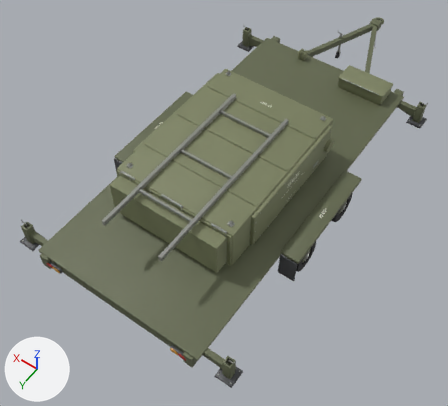
The glTF model models/launcher/launcher.glb: old version first, new version second.
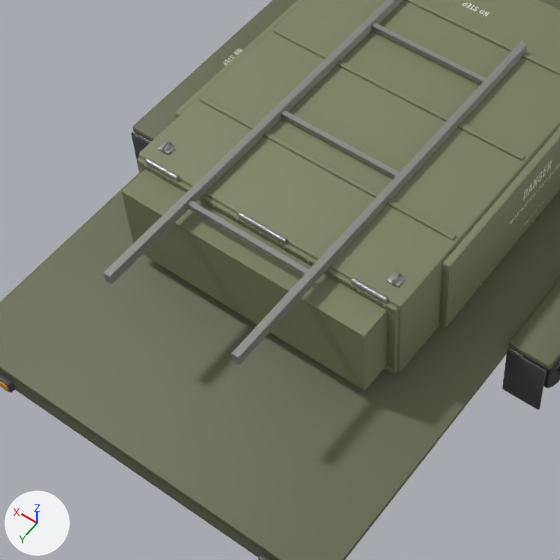
Old and new are each drawn whole from a camera (50 mm lens) standing at (-10.29, 14.35, 22.83) and looking at (0.19, -0.33, -0.23) and again close up on the part from 12% to 68% of the width and 25% to 86% of the height. The axes (+X, +Y, +Z) are drawn at lower left. The lights are the same throughout. The last two pictures show the newer version. Where no turn or scale is listed for an object, it has been applied to the vertices. Vertices at exactly the same position are counted once.

The scene before the commit, as lines of its bpy script (objects in view):
```python
me_box_rails = bpy.data.meshes.new('Box_Rails')
me_box_rails.from_pydata(...)  # 40 vertices, 60 faces; spans x -1.43..1.43, y 0.8..9.4, z 1.03..1.25
me_box_rails.materials.append(mat_metal)  # grey #9ea09b
me_cradle_001 = bpy.data.meshes.new('Cradle.001')
me_cradle_001.from_pydata(...)  # 9690 vertices, 13233 faces; spans x -3.2..3.2, y -0.85..7.7, z -1.06..1.2
# faces by material slot: [1540, 4848, 6661, 184]
me_cradle_001.materials.append(mat_launcherolive)  # greyish green #7c8160
me_cradle_001.materials.append(mat_metal)  # grey #9ea09b
me_cradle_001.materials.append(mat_launcher_marking)  # light grey #dad8ce
me_cradle_001.materials.append(mat_darkdetail)  # dark grey #424446
me_trailer = bpy.data.meshes.new('Trailer')
me_trailer.from_pydata(...)  # 6290 vertices, 9496 faces; spans x -5.4..5.4, y -15.6..7.4, z 0.0..2.3
# faces by material slot: [1600, 432, 2960, 216, 648, 520, 156, 2964]
me_trailer.materials.append(mat_launcherframe)  # greyish green #63694e
me_trailer.materials.append(mat_darkdetail)  # dark grey #424446
me_trailer.materials.append(mat_metal)  # grey #9ea09b
me_trailer.materials.append(mat_lamp_red)  # red #c42721
me_trailer.materials.append(mat_lamp_amber)  # orange #e19b27
me_trailer.materials.append(mat_launcherolive)  # greyish green #7c8160
me_trailer.materials.append(mat_tyre)  # dark grey #303032
me_trailer.materials.append(mat_launcher_marking)  # light grey #dad8ce
ob_box_rails = bpy.data.objects.new('Box_Rails', me_box_rails)
ob_box_rails.location = (0.0, -3.6, 2.9)
ob_cradle = bpy.data.objects.new('Cradle', me_cradle_001)
ob_cradle.location = (0.0, -3.6, 2.9)
ob_trailer = bpy.data.objects.new('Trailer', me_trailer)
ob_trailer.location = (0.0, 0.0, 0.0)
```
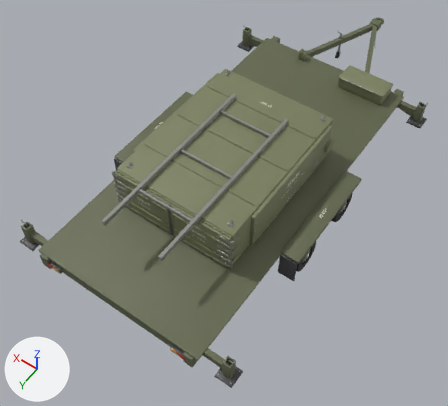
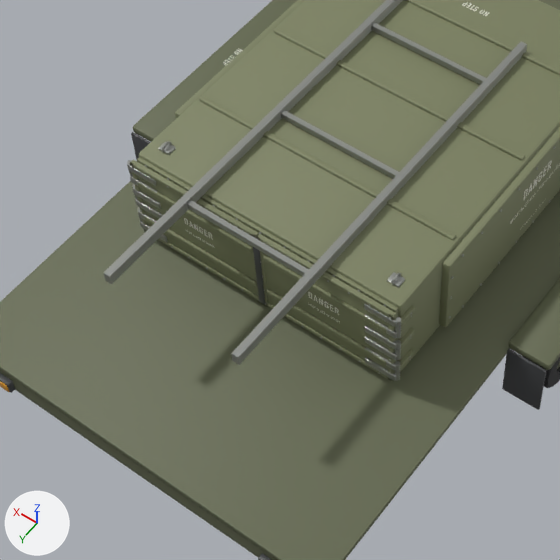
Where the change shows, as pixel boxes (x1, y1, x2, y2) in the close-ups (560 x 560 px):
'Cradle', reshaped
    before: (122, 0, 560, 390)
    after: (129, 0, 560, 376)
'Door_L', added
    after: (256, 234, 401, 381)
    faces in mat_launcherolive (greyish green #7c8160): (256, 234, 396, 381)
    faces in mat_metal (grey #9ea09b): (260, 245, 401, 381)
'Door_R', added
    after: (127, 160, 265, 305)
    faces in mat_launcherolive (greyish green #7c8160): (130, 160, 259, 300)
    faces in mat_metal (grey #9ea09b): (127, 160, 243, 291)
    faces in mat_darkdetail (dark grey #424446): (253, 236, 265, 305)
part 1 of me_cradle_001, deleted
    before: (238, 212, 288, 244)
part 2 of me_cradle_001, deleted
    before: (146, 158, 180, 181)
part 3 of me_cradle_001, deleted
    before: (350, 277, 388, 303)
part 4 of me_cradle_001, deleted
    before: (122, 169, 387, 390)

Edits to the bpy script that builds the scene:
```text
Change me_cradle_001:
    used by ob_cradle; location = (0.0, -3.6, 2.9)
    remove me_cradle_001.from_pydata(...)  # 9690 vertices, 13233 faces; spans x -3.2..3.2, y -0.85..7.7, z -1.06..1.2
    add me_cradle_001.from_pydata(...)  # 10314 vertices, 14397 faces; spans x -3.2..3.2, y -0.85..7.19, z -1.06..1.2
    me_cradle_001 part 1: the loose piece of 24 vertices spanning x -0.5..0.5, y 6.96..7.06, z 0.98..1.08 is deleted
    me_cradle_001 part 2: the loose piece of 24 vertices spanning x 1.9..2.6, y 6.96..7.06, z 0.98..1.08 is deleted
    me_cradle_001 part 3: the loose piece of 24 vertices spanning x -2.6..-1.9, y 6.96..7.06, z 0.98..1.08 is deleted
    me_cradle_001 part 4: 4 vertices removed from x -2.64..2.64, y 7.7, z -0.84..0.84
    other edits to the shape of me_cradle_001 do not show in these pictures
Add me_door_r:
    me_door_r.from_pydata(...)  # 2584 vertices, 4024 faces; spans x -2.99..0.05, y -0.06..0.09, z -0.99..0.99
    # faces by material slot: [692, 1808, 1124, 400]
    me_door_r.materials.append(mat_launcherolive)  # greyish green #7c8160
    me_door_r.materials.append(mat_metal)  # grey #9ea09b
    me_door_r.materials.append(mat_launcher_marking)  # light grey #dad8ce
    me_door_r.materials.append(mat_darkdetail)  # dark grey #424446
Add me_door_l:
    me_door_l.from_pydata(...)  # 2528 vertices, 3916 faces; spans x -0.05..2.92, y -0.06..0.09, z -0.99..0.99
    # faces by material slot: [692, 1808, 1124, 292]
    me_door_l.materials.append(mat_launcherolive)  # greyish green #7c8160
    me_door_l.materials.append(mat_metal)  # grey #9ea09b
    me_door_l.materials.append(mat_launcher_marking)  # light grey #dad8ce
    me_door_l.materials.append(mat_darkdetail)  # dark grey #424446
Add ob_door_r:
    ob_door_r = bpy.data.objects.new('Door_R', me_door_r)
    ob_door_r.location = (2.93, 3.54, 2.9)
Add ob_door_l:
    ob_door_l = bpy.data.objects.new('Door_L', me_door_l)
    ob_door_l.location = (-2.93, 3.54, 2.9)
```
